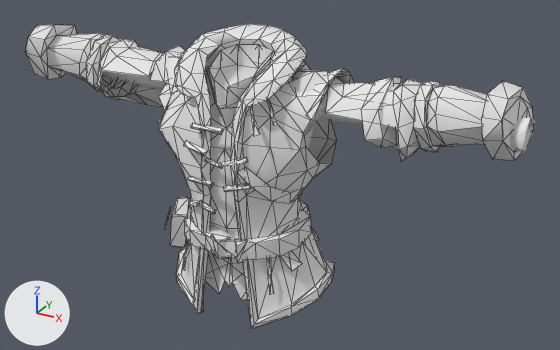
The glTF model godot-client/assets/actors/native/equipment/variants/human_male/leather_ranger_torso_08.glb: old version first, new version second.
The view is the same before and after, from a 50 mm camera at (1.05, -1.681, 2.073) aimed at (0.089, 0.067, 1.199). Every picture has the same lights, and +X, +Y and +Z are marked at lower left. The older version comes first. Mesh edges are drawn as thin lines on the coarser meshes. Vertices at exactly the same position are counted once.

Script lines for the objects in view, before the commit:
```python
me_generatedarmorbacking = bpy.data.meshes.new('GeneratedArmorBacking')
me_generatedarmorbacking.from_pydata(...)  # 7116 vertices, 14992 faces; spans x -0.745..0.745, y -0.101..0.176, z 0.907..1.503
me_generatedarmorbacking.materials.append(mat_trapper_coat_fitted_cloth)  # its picture is missing
me_trapper_coat = bpy.data.meshes.new('Trapper Coat')
me_trapper_coat.from_pydata(...)  # 844 vertices, 1424 faces; spans x -0.737..0.738, y -0.175..0.211, z 0.804..1.594
me_trapper_coat.materials.append(mat_trapper_coat_base)  # its picture is missing
ob_generatedarmorbacking = bpy.data.objects.new('GeneratedArmorBacking', me_generatedarmorbacking)
ob_generatedarmorbacking.location = (0.0, 0.0, 0.0)
ob_trapper_coat = bpy.data.objects.new('Trapper Coat', me_trapper_coat)
ob_trapper_coat.location = (0.0, 0.0, 0.0)
```
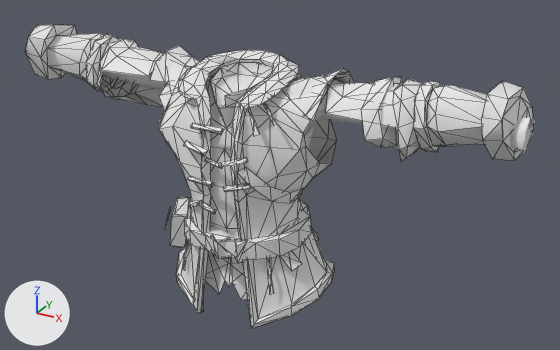
The change, as a list of edits to the scene's bpy script:
```text
Change me_trapper_coat:
    used by ob_trapper_coat; location = (0.0, 0.0, 0.0)
    remove me_trapper_coat.from_pydata(...)  # 844 vertices, 1424 faces; spans x -0.737..0.738, y -0.175..0.211, z 0.804..1.594
    add me_trapper_coat.from_pydata(...)  # 844 vertices, 1424 faces; spans x -0.737..0.738, y -0.175..0.211, z 0.804..1.55
    me_trapper_coat part 1: 181 of 844 vertices moved; they spanned x -0.228..0.255, y -0.118..0.211, z 1.416..1.594 and now span x -0.225..0.254, y -0.118..0.211, z 1.416..1.522; mean shift (-0.004, 0.0, -0.026); largest move (0.06, 0.139, 1.593) -> (0.047, 0.139, 1.522)
```

Location of each change, [x1, y1, x2, y2] in pixels of the pictures (560 x 350 px; the box of a moved part takes in the faces that stretch with it):
part 1 of me_trapper_coat, moved or reshaped
    before: [150, 24, 354, 149]
    after: [150, 46, 354, 149]
